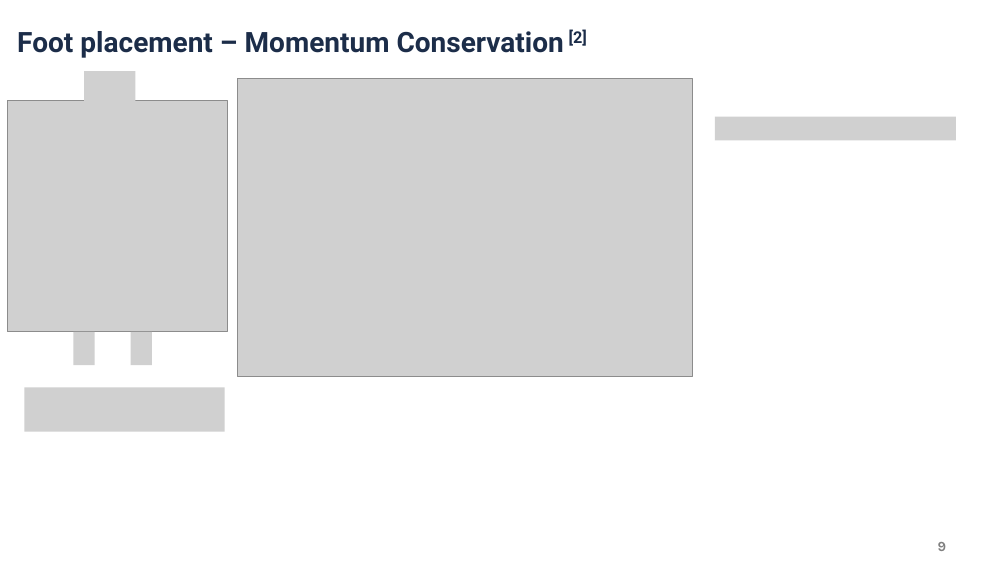
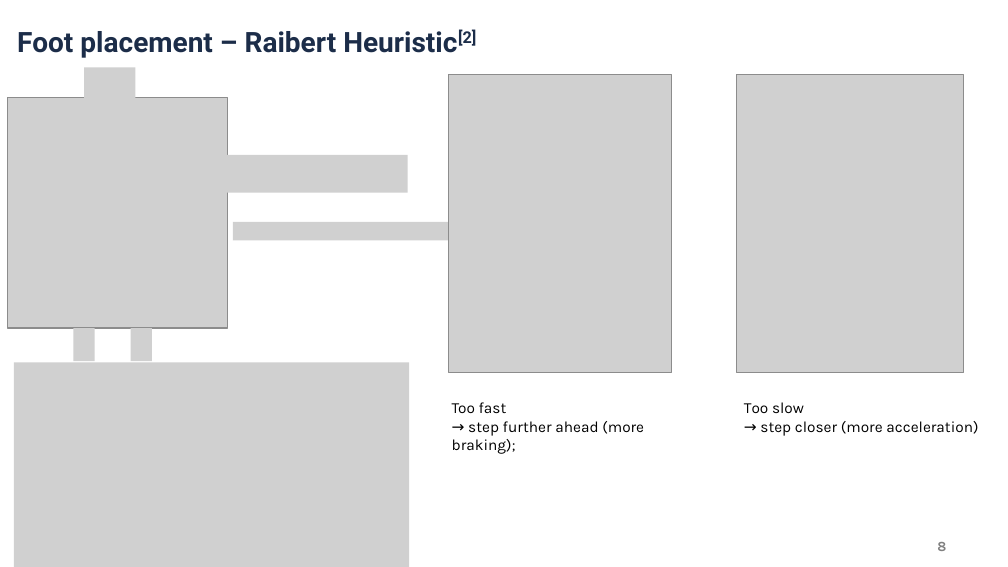
Before and after one commit to Meilili031010/locomotion-dynamics, a slide deck: slide 8 of presentation/final_presentation.pptx (slide 9 before the commit). Drawn at 1008x567 pixels with LibreOffice and Linux fonts; fonts in the diff are those of the drawing; grey boxes stand for pictures; background and template pictures are left out. Boxes give left, top, right and bottom in pixels: in the first picture for what was removed or moved away, otherwise in the second. Text is boxed around its words. In the diff, an @@ line names an element or a change of style, - is before the commit and + after.

```diff
--- a/presentation/final_presentation.pptx
+++ b/presentation/final_presentation.pptx
@@ title at bbox=[17, 29, 476, 58]: text changed @@
-Foot placement – Momentum Conservation [2]
+Foot placement – Raibert Heuristic[2]
@@ picture: place and size @@
-picture at bbox=[238, 79, 692, 376]
+picture at bbox=[449, 75, 671, 372]
@@ picture added at bbox=[737, 75, 964, 372] @@
@@ picture removed at bbox=[715, 117, 956, 141] @@
@@ picture added at bbox=[225, 155, 407, 194] @@
@@ picture added at bbox=[233, 222, 474, 241] @@
@@ 4 pictures: place and size @@
-4 pictures at bbox=[7, 72, 227, 365]
+4 pictures at bbox=[7, 68, 227, 361]
@@ picture added at bbox=[14, 363, 409, 567] @@
@@ picture removed at bbox=[24, 387, 225, 431] @@
@@ text added at bbox=[452, 402, 644, 454], 11 pt, text #000000 @@
+Too fast
+→ step further ahead (more braking);
@@ text added at bbox=[744, 402, 978, 436], 11 pt, text #000000 @@
+Too slow
+→ step closer (more acceleration)
```
Also in this commit, not shown: 4 other slides changed, 8 slides added, 6 slides removed, 1 other file.
